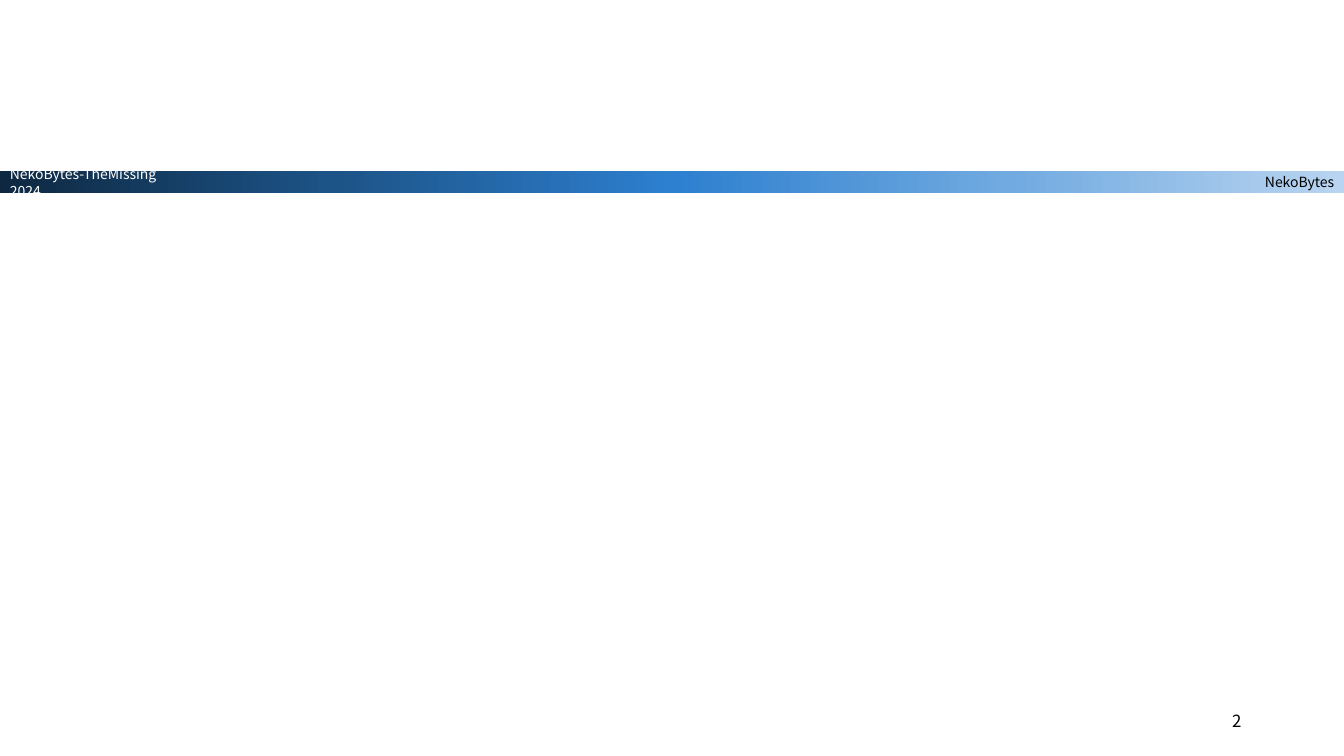
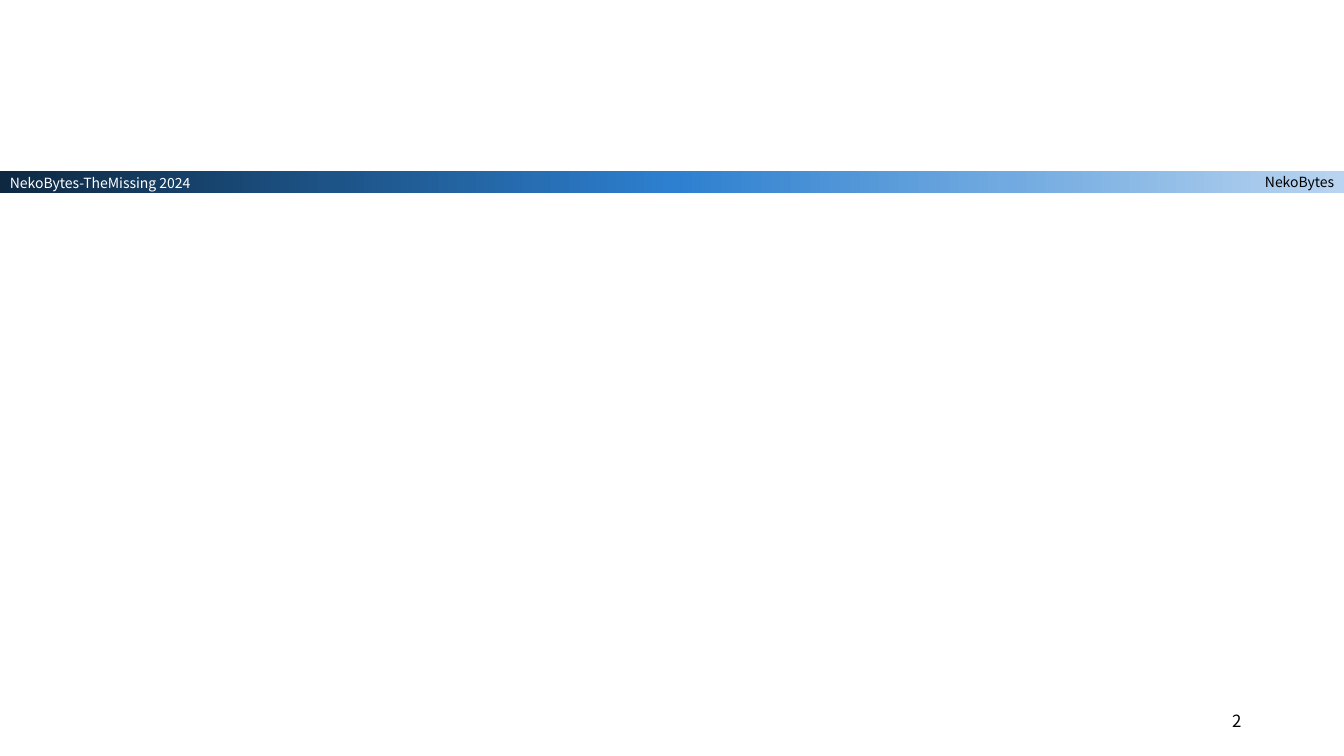
Before and after one commit to E1PsyCongroo/NekoBytes-TheMissing, a slide deck: slide 2 of Lectures/template.pptx. Drawn at 1344x756 pixels with LibreOffice and Linux fonts; fonts in the diff are those of the drawing. Boxes give left, top, right and bottom in pixels: in the first picture for what was removed or moved away, otherwise in the second. Text is boxed around its words. In the diff, an @@ line names an element or a change of style, - is before the commit and + after.

```diff
--- a/Lectures/template.pptx
+++ b/Lectures/template.pptx
@@ text "NekoBytes-TheMissing 2024" rewrapped from bbox=[10, 166, 156, 200] to bbox=[10, 177, 190, 192] @@
```
Also in this commit, not shown: 1 other slide changed, 13 other files.
